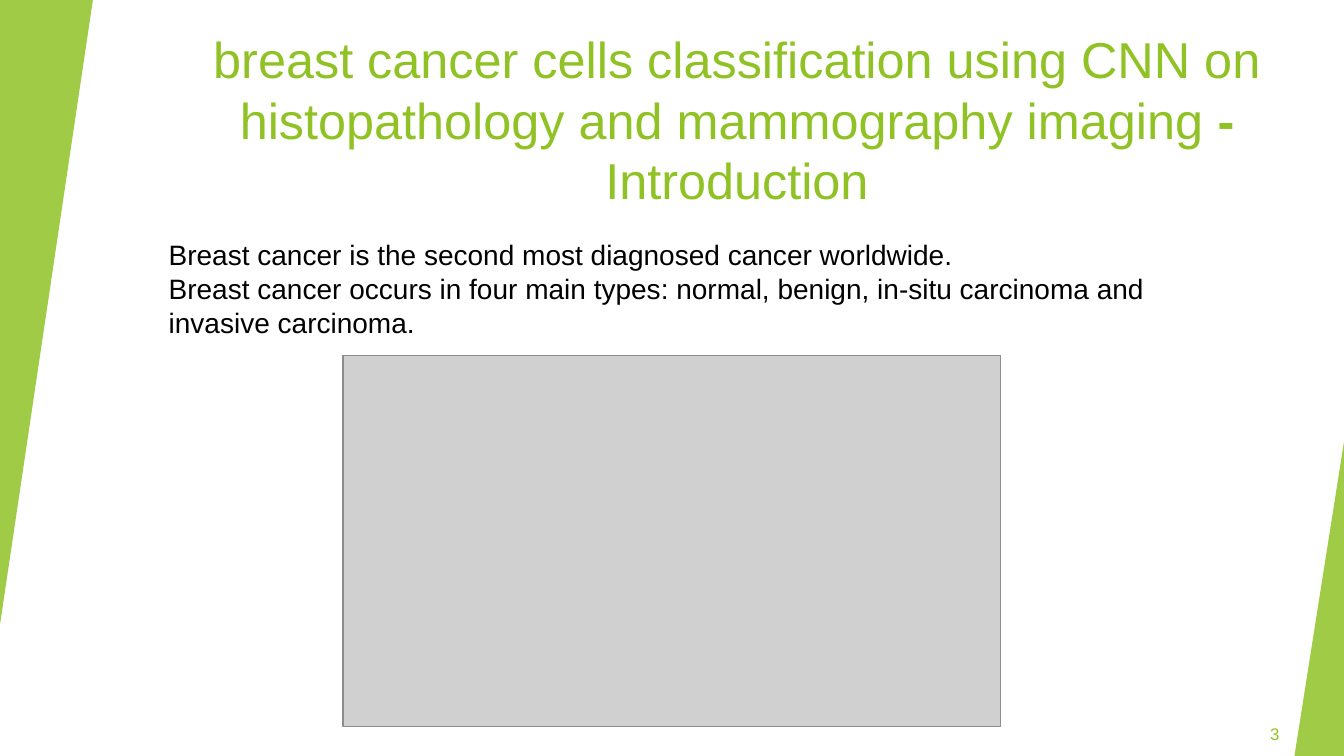
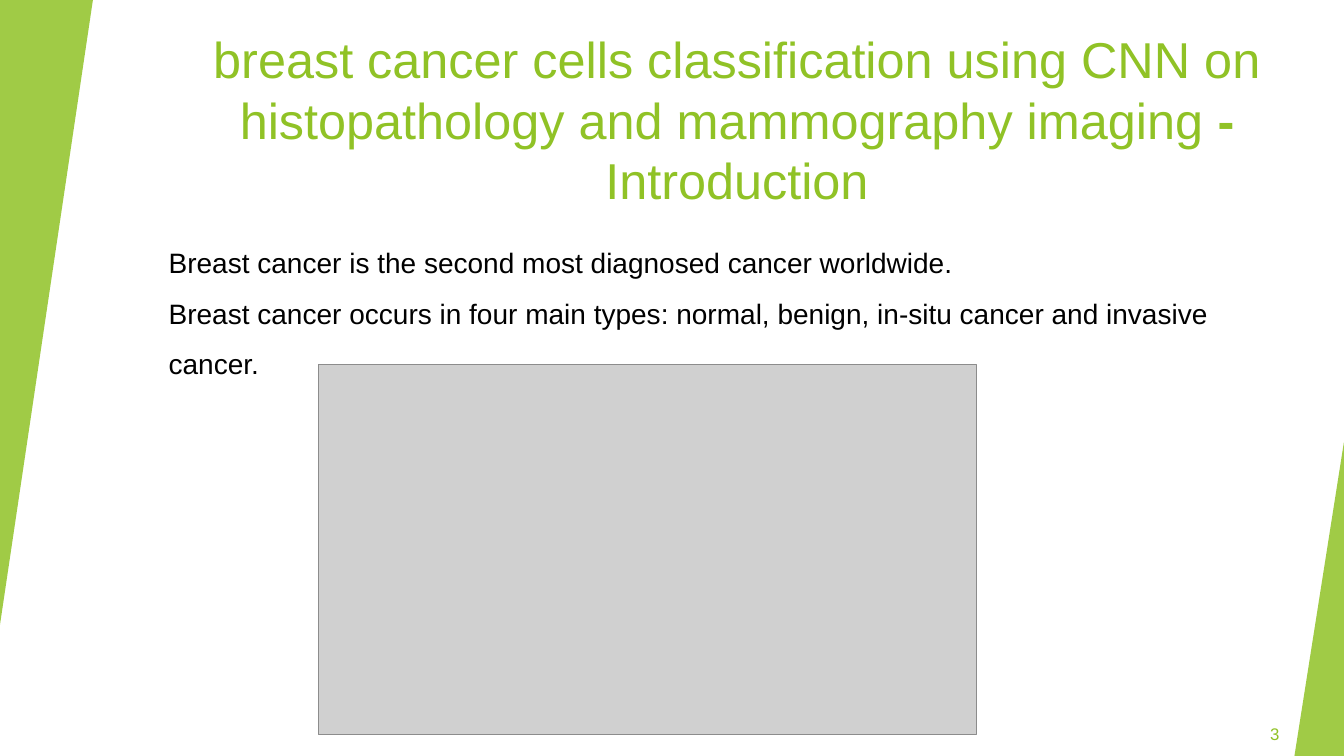
Before and after one commit to Shenhav26/Final_project, a slide deck: slide 3 of capstone project phase A.pptx. Drawn at 1344x756 pixels with LibreOffice and Linux fonts; fonts in the diff are those of the drawing; grey boxes stand for pictures. Boxes give left, top, right and bottom in pixels: in the first picture for what was removed or moved away, otherwise in the second. Text is boxed around its words. In the diff, an @@ line names an element or a change of style, - is before the commit and + after.

```diff
--- a/capstone project phase A.pptx
+++ b/capstone project phase A.pptx
@@ text at <box>169,252,1207,375</box>: text changed @@
-Breast cancer is the second most diagnosed cancer worldwide.
-Breast cancer occurs in four main types: normal, benign, in-situ carcinoma and invasive carcinoma.
+Breast cancer is the second most diagnosed cancer worldwide.
+Breast cancer occurs in four main types: normal, benign, in-situ cancer and invasive cancer.
@@ picture: place and size @@
-picture at <box>343,356,1001,726</box>
+picture at <box>319,364,977,734</box>
```
Also in this commit, not shown: 6 other slides changed.
